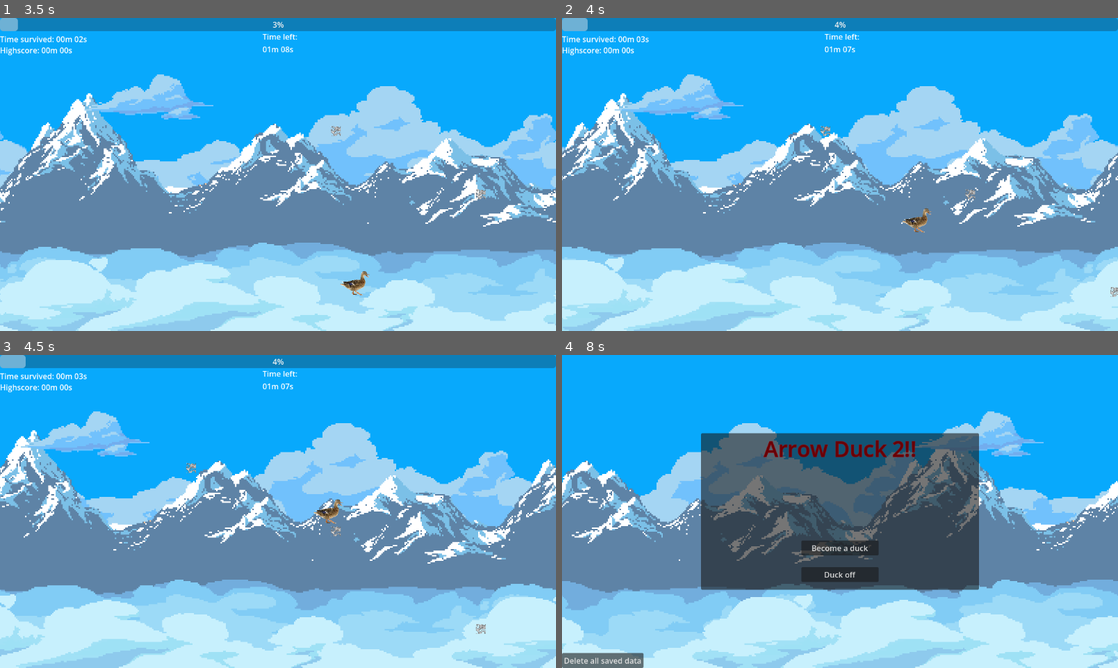
Above: before the commit, frames 1-4 (two rows, left to right).
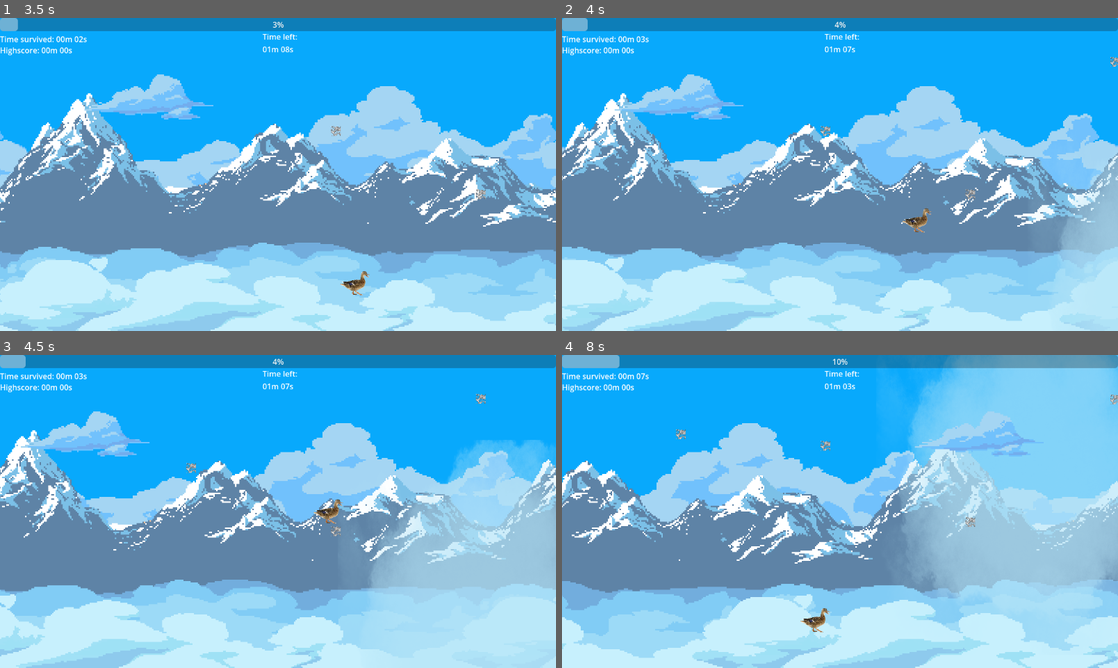
Above: after the commit, the same moments.

Repository: Anothernaso/arrow_duck_2-foss
Game: Godot game, scene res://dummy.tscn
Two runs of this game, one before a commit and one after it. Both use one fixed random seed, a clock stepped at 60 frames per second and the inputs below. Before the commit the project starts from res://root.tscn. Sound files missing from this copy of the repository are replaced by a short silence.
Inputs (mouse positions are in pixels of both pictures, inside the frame that each line leads up to):
- Up to frame 1 (3.5 s): click "Become a duck" at 0.5 s; hold D (right) 1.28-2.03 s; hold S (backward) 2.03-2.78 s; hold D (right) from 2.78 s (still down)
- Up to frame 2 (4 s): release D (right) at 3.53 s; hold W (forward) from 3.53 s (still down)
- Up to frame 3 (4.5 s): release W (forward) at 4.28 s; hold A (left) from 4.28 s (still down)
- Up to frame 4 (8 s): release A (left) at 5.78 s; hold S (backward) 5.78-6.53 s; hold D (right) 6.53-7.25 s; click (795, 574) at 7.25 s, where only the run before the commit has a clickable "Back to duck menu"

Frame 1 is identical in both runs. In frame 2, 2.7% of the frame differs, in the area x 89-100%, y 12-100%; in frame 3, 14%; in frame 4, 49%, in the area x 0-100%, y 0-100%.

Commit message:
Replace Music and Root + add Purgatory by DavidKBD back.

Diff:
--- /dev/null
+++ b/content/albums/eternity.tres
@@ -0,0 +1,16 @@
+[gd_resource type="Resource" script_class="MusicAlbum" format=3 uid="uid://dhwjuh6b6sghl"]
+
+[ext_resource type="Script" uid="uid://4it7qa7dq5n2" path="res://globals/music_manager/music_album.gd" id="1_shj0g"]
+[ext_resource type="AudioStream" uid="uid://brt0klpxbyywu" path="res://audio/music/eternity/DavidKBD - Eternity Pack - 01 - The desolation of a civilization - oneshoot.ogg" id="2_hbju1"]
+[ext_resource type="AudioStream" uid="uid://cnqocw436rtao" path="res://audio/music/eternity/DavidKBD - Eternity Pack - 02 - Agony Space-deep - oneshoot.ogg" id="3_neg5g"]
+[ext_resource type="AudioStream" uid="uid://cwsj3v0a376hg" path="res://audio/music/eternity/DavidKBD - Eternity Pack - 03 - I Can See You - oneshoot.ogg" id="4_vrtpu"]
+[ext_resource type="AudioStream" uid="uid://dt3dxofy82jk7" path="res://audio/music/eternity/DavidKBD - Eternity Pack - 04 - Eating offal - oneshoot.ogg" id="5_ivrob"]
+[ext_resource type="AudioStream" uid="uid://caxhgafmc3hph" path="res://audio/music/eternity/DavidKBD - Eternity Pack - 05 - Evil soul inside - oneshoot.ogg" id="6_niewc"]
+[ext_resource type="AudioStream" uid="uid://bi7qun0sy8mgb" path="res://audio/music/eternity/DavidKBD - Eternity Pack - 06 - God of darkness - oneshoot.ogg" id="7_hkw8g"]
+[ext_resource type="AudioStream" uid="uid://7jhj8fpvalab" path="res://audio/music/eternity/DavidKBD - Eternity Pack - 07 - Suffocation - oneshoot.ogg" id="8_cy5fb"]
+[ext_resource type="AudioStream" uid="uid://tcd8ku0wc1f2" path="res://audio/music/eternity/DavidKBD - Eternity Pack - 08 - While We Sleep - oneshoot.ogg" id="9_rnvek"]
+
+[resource]
+script = ExtResource("1_shj0g")
+streams = Array[AudioStream]([ExtResource("2_hbju1"), ExtResource("3_neg5g"), ExtResource("4_vrtpu"), ExtResource("5_ivrob"), ExtResource("6_niewc"), ExtResource("7_hkw8g"), ExtResource("8_cy5fb"), ExtResource("9_rnvek")])
+metadata/_custom_type_script = "uid://4it7qa7dq5n2"
--- a/audio/music/eternity/eternity.tres
+++ b/content/albums/legacy/eternity.tres
@@ -8,7 +8,7 @@
 [ext_resource type="AudioStream" uid="uid://bi7qun0sy8mgb" path="res://audio/music/eternity/DavidKBD - Eternity Pack - 06 - God of darkness - oneshoot.ogg" id="6_lh4kp"]
 [ext_resource type="AudioStream" uid="uid://7jhj8fpvalab" path="res://audio/music/eternity/DavidKBD - Eternity Pack - 07 - Suffocation - oneshoot.ogg" id="7_22pto"]
 [ext_resource type="AudioStream" uid="uid://tcd8ku0wc1f2" path="res://audio/music/eternity/DavidKBD - Eternity Pack - 08 - While We Sleep - oneshoot.ogg" id="8_d37u3"]
-[ext_resource type="Script" uid="uid://cs03dqqwe63jw" path="res://scripts/music_registry.gd" id="9_vhm38"]
+[ext_resource type="Script" uid="uid://cs03dqqwe63jw" path="res://scripts/legacy/music_registry.gd" id="9_vhm38"]
 
 [resource]
 script = ExtResource("9_vhm38")
--- /dev/null
+++ b/content/albums/purgatory.tres
@@ -0,0 +1,24 @@
+[gd_resource type="Resource" script_class="MusicAlbum" format=3 uid="uid://c6w3eypo7py0m"]
+
+[ext_resource type="Script" uid="uid://4it7qa7dq5n2" path="res://globals/music_manager/music_album.gd" id="1_vtq7o"]
+[ext_resource type="AudioStream" uid="uid://dxn4snxl7i05m" path="res://audio/music/purgatory/vol1/01 - DavidKBD - Purgatory Pack - Purgatory.ogg" id="2_0cdho"]
+[ext_resource type="AudioStream" uid="uid://cgcqn7w4pl7iy" path="res://audio/music/purgatory/vol1/02 - DavidKBD - Purgatory Pack - Gateways.ogg" id="3_35bxd"]
+[ext_resource type="AudioStream" uid="uid://u8psatn4itbj" path="res://audio/music/purgatory/vol1/03 - DavidKBD - Purgatory Pack - Sacrifice.ogg" id="4_jsyke"]
+[ext_resource type="AudioStream" uid="uid://bhf50hcsaym6j" path="res://audio/music/purgatory/vol1/04 - DavidKBD - Purgatory Pack - Life Eternal.ogg" id="5_n3132"]
+[ext_resource type="AudioStream" uid="uid://bg00uigue2m5s" path="res://audio/music/purgatory/vol1/05 - DavidKBD - Purgatory Pack - From the Dark Past.ogg" id="6_ddvbq"]
+[ext_resource type="AudioStream" uid="uid://jmc8exrse4ob" path="res://audio/music/purgatory/vol1/06 - DavidKBD - Purgatory Pack - On Fire.ogg" id="7_hfg3a"]
+[ext_resource type="AudioStream" uid="uid://by3vjt1sl0oap" path="res://audio/music/purgatory/vol1/07 - DavidKBD - Purgatory Pack - Hades.ogg" id="8_27bjc"]
+[ext_resource type="AudioStream" uid="uid://q7jd4gomjeib" path="res://audio/music/purgatory/vol1/08 - DavidKBD - Purgatory Pack - The ritualist.ogg" id="9_d0f1w"]
+[ext_resource type="AudioStream" uid="uid://bxj702wt8j806" path="res://audio/music/purgatory/vol2/DavidKBD-01 - Grave Rot Requiem.ogg" id="11_6ck0d"]
+[ext_resource type="AudioStream" uid="uid://cagf0fujcnhia" path="res://audio/music/purgatory/vol2/DavidKBD-02 - Blood Soaked Earth.ogg" id="12_x6s1y"]
+[ext_resource type="AudioStream" uid="uid://bq5j8ql5priiq" path="res://audio/music/purgatory/vol2/DavidKBD-03 - Mutilation's Melody.ogg" id="13_bcguk"]
+[ext_resource type="AudioStream" uid="uid://bjsmsnqtmkcct" path="res://audio/music/purgatory/vol2/DavidKBD-04 - Devoured by Darkness.ogg" id="14_83wvk"]
+[ext_resource type="AudioStream" uid="uid://60bt5fg7h6w0" path="res://audio/music/purgatory/vol2/DavidKBD-05 - Bone Grinder's Ballad.ogg" id="15_lldnf"]
+[ext_resource type="AudioStream" uid="uid://d1ca02nkfpold" path="res://audio/music/purgatory/vol2/DavidKBD-06 - The Slicing Strain.ogg" id="16_q8v0n"]
+[ext_resource type="AudioStream" uid="uid://ccjijppk21v3w" path="res://audio/music/purgatory/vol2/DavidKBD-07 - Visceral Vengeance.ogg" id="17_g00sd"]
+[ext_resource type="AudioStream" uid="uid://dq2kify8p6lim" path="res://audio/music/purgatory/vol2/DavidKBD-08 - Putrid Desecration.ogg" id="18_wda3e"]
+
+[resource]
+script = ExtResource("1_vtq7o")
+streams = Array[AudioStream]([ExtResource("2_0cdho"), ExtResource("3_35bxd"), ExtResource("4_jsyke"), ExtResource("5_n3132"), ExtResource("6_ddvbq"), ExtResource("7_hfg3a"), ExtResource("8_27bjc"), ExtResource("9_d0f1w"), ExtResource("11_6ck0d"), ExtResource("12_x6s1y"), ExtResource("13_bcguk"), ExtResource("14_83wvk"), ExtResource("15_lldnf"), ExtResource("16_q8v0n"), ExtResource("17_g00sd"), ExtResource("18_wda3e")])
+metadata/_custom_type_script = "uid://4it7qa7dq5n2"
--- /dev/null
+++ b/content/game_states.tres
@@ -0,0 +1,15 @@
+[gd_resource type="Resource" script_class="GameStates" format=3 uid="uid://biv4qjgu23bko"]
+
+[ext_resource type="Script" uid="uid://r7sqvdarvewu" path="res://globals/game_state_manager/game_states.gd" id="1_mit2s"]
+[ext_resource type="PackedScene" uid="uid://bup3qkf8uwv5k" path="res://scenes/main_menu/main_menu.tscn" id="2_ii08n"]
+[ext_resource type="PackedScene" uid="uid://c1j8p0dxi0l7b" path="res://scenes/game/game.tscn" id="3_p64kx"]
+[ext_resource type="PackedScene" uid="uid://dqqhbyuyyj1si" path="res://scenes/death_screen/death_screen.tscn" id="4_kkahi"]
+
+[resource]
+script = ExtResource("1_mit2s")
+state_scenes = Dictionary[int, PackedScene]({
+0: ExtResource("2_ii08n"),
+1: ExtResource("3_p64kx"),
+2: ExtResource("4_kkahi")
+})
+metadata/_custom_type_script = "uid://r7sqvdarvewu"
--- /dev/null
+++ b/dummy.tscn
@@ -0,0 +1,6 @@
+[gd_scene format=3 uid="uid://lgpl40m4r1b2"]
+
+[node name="Dummy" type="Node" unique_id=1756510273]
+process_mode = 4
+
+[node name="Process is disabled on this node!" type="Node" parent="." unique_id=168270423]
--- /dev/null
+++ b/globals/game_state_manager/game_state_manager.gd
@@ -0,0 +1,20 @@
+extends Node
+
+@export var _states: GameStates
+@onready var _current_state: GameStates.State
+
+func _ready() -> void:
+	set_state(_states.default_state)
+
+
+func set_state(new_state: GameStates.State) -> void:
+	if !_states.state_scenes.has(new_state):
+		push_error("Could not set state to '" + str(new_state) + "' because it has no scene")
+		return
+
+	_current_state = new_state
+	get_tree().change_scene_to_packed.call_deferred(_states.state_scenes[new_state])
+
+
+func get_state() -> GameStates.State:
+	return _current_state
--- /dev/null
+++ b/globals/game_state_manager/game_state_manager.tscn
@@ -0,0 +1,8 @@
+[gd_scene format=3 uid="uid://ckum100t7knj4"]
+
+[ext_resource type="Script" uid="uid://cpmoa1603jyl1" path="res://globals/game_state_manager/game_state_manager.gd" id="1_0tlvk"]
+[ext_resource type="Resource" uid="uid://biv4qjgu23bko" path="res://content/game_states.tres" id="2_eh2t2"]
+
+[node name="GameStateManager" type="Node" unique_id=2084264654]
+script = ExtResource("1_0tlvk")
+_states = ExtResource("2_eh2t2")
--- /dev/null
+++ b/globals/game_state_manager/game_states.gd
@@ -0,0 +1,11 @@
+class_name GameStates
+extends Resource
+
+@export var default_state: State
+@export var state_scenes: Dictionary[State, PackedScene]
+
+enum State {
+	MainMenu,
+	InGame,
+	DeathScreen,
+}
--- /dev/null
+++ b/globals/music_manager/music_album.gd
@@ -0,0 +1,4 @@
+class_name MusicAlbum
+extends Resource
+
+@export var streams: Array[AudioStream] = []
--- /dev/null
+++ b/globals/music_manager/music_manager.gd
@@ -0,0 +1,35 @@
+extends Node
+
+@onready var _audio_player: AudioStreamPlayer = $AudioStreamPlayer
+var _current_album: MusicAlbum
+
+func play_stream(stream: AudioStream) -> void:
+	print("Now playing: ", stream.resource_path)
+
+	_audio_player.stream = stream
+	_audio_player.play()
+
+
+func set_album(album: MusicAlbum) -> void:
+	print("Changing album to: ", album.resource_path)
+
+	_current_album = album
+
+	if !_audio_player.playing:
+		play_random()
+
+
+
+func play_random() -> void:
+	if !_current_album: return
+
+	var stream := ArrayUtils.get_random_element(_current_album.streams) as AudioStream
+
+	print("Now playing: ", stream.resource_path)
+
+	_audio_player.stream = stream
+	_audio_player.play()
+
+
+func _on_audio_stream_player_finished() -> void:
+	play_random()
--- /dev/null
+++ b/globals/music_manager/music_manager.tscn
@@ -0,0 +1,12 @@
+[gd_scene format=3 uid="uid://bd1elsjt3hwrq"]
+
+[ext_resource type="Script" uid="uid://derg2w1i7u7d5" path="res://globals/music_manager/music_manager.gd" id="1_ae4ak"]
+
+[node name="MusicManager" type="Node" unique_id=1552190545]
+script = ExtResource("1_ae4ak")
+
+[node name="AudioStreamPlayer" type="AudioStreamPlayer" parent="." unique_id=12255203]
+volume_db = -10.0
+playback_type = 1
+
+[connection signal="finished" from="AudioStreamPlayer" to="." method="_on_audio_stream_player_finished"]
--- a/root.tscn
+++ b/legacy/root.tscn
@@ -1,7 +1,7 @@
 [gd_scene format=3 uid="uid://p84jofw6e24e"]
 
-[ext_resource type="PackedScene" uid="uid://tjmbbdbl0gld" path="res://nodes/music/music.tscn" id="1_8sih3"]
-[ext_resource type="Script" uid="uid://br1shkylnm6ne" path="res://root.gd" id="1_ifjjg"]
+[ext_resource type="PackedScene" uid="uid://tjmbbdbl0gld" path="res://nodes/legacy/music/music.tscn" id="1_8sih3"]
+[ext_resource type="Script" uid="uid://br1shkylnm6ne" path="res://legacy/root.gd" id="1_ifjjg"]
 [ext_resource type="PackedScene" uid="uid://c1j8p0dxi0l7b" path="res://scenes/game/game.tscn" id="2_e4hyi"]
 [ext_resource type="PackedScene" uid="uid://dqqhbyuyyj1si" path="res://scenes/death_screen/death_screen.tscn" id="3_evw1p"]
 [ext_resource type="PackedScene" uid="uid://bup3qkf8uwv5k" path="res://scenes/main_menu/main_menu.tscn" id="4_lgj4t"]
--- a/nodes/music/music.tscn
+++ b/nodes/legacy/music/music.tscn
@@ -1,6 +1,6 @@
 [gd_scene format=3 uid="uid://tjmbbdbl0gld"]
 
-[ext_resource type="Script" uid="uid://cuelktscthrbf" path="res://nodes/music/music.gd" id="1_rvjs3"]
+[ext_resource type="Script" uid="uid://cuelktscthrbf" path="res://nodes/legacy/music/music.gd" id="1_rvjs3"]
 [ext_resource type="AudioStream" uid="uid://brt0klpxbyywu" path="res://audio/music/eternity/DavidKBD - Eternity Pack - 01 - The desolation of a civilization - oneshoot.ogg" id="2_bgpgu"]
 
 [node name="Music" type="Node" unique_id=708879094]
--- a/nodes/player/player_character.gd
+++ b/nodes/player/player_character.gd
@@ -48,8 +48,7 @@
 	printerr("💀🦆 You ducked up!! 🦆💀")
 
 	ScoreCounter.update_highscore()
-
-	Root.singleton.enter_death_screen.call_deferred()
+	GameStateManager.set_state(GameStates.State.DeathScreen)
 
 
 
--- a/project.godot
+++ b/project.godot
@@ -12,8 +12,8 @@
 
 config/name="Arrow Duck 2"
 config/description="A game about a duck ducking from arrows."
-config/version="3.2.0"
-run/main_scene="res://root.tscn"
+config/version="3.3.0"
+run/main_scene="uid://lgpl40m4r1b2"
 config/features=PackedStringArray("4.6", "Forward Plus")
 boot_splash/bg_color=Color(0.246792, 0.734962, 1, 1)
 boot_splash/stretch_mode=4
@@ -23,6 +23,11 @@
 [audio]
 
 driver/driver="PipeWire"
+
+[autoload]
+
+GameStateManager="*uid://ckum100t7knj4"
+MusicManager="*uid://bd1elsjt3hwrq"
 
 [display]
 
--- a/scenes/death_screen/death_screen.gd
+++ b/scenes/death_screen/death_screen.gd
@@ -2,20 +2,18 @@
 
 class_name DeathScreen
 
-@export var music: MusicRegistry
+@export var album: MusicAlbum
 
 func _ready() -> void:
-	if Music.singleton.music_registry != music:
-		Music.singleton.music_registry = music
-		Music.singleton.play_random()
+	MusicManager.set_album(album)
 
 	$UI/Control/Panel/Score.text = "Time survived: " + FormatUtils.format_time(ScoreCounter.last_time_survived)
 	$UI/Control/Panel/Highscore.text = "Highscore: " + FormatUtils.format_time(ScoreCounter.highscore_time_survived)
 
 
 func _on_try_again_button_down() -> void:
-	Root.singleton.enter_game.call_deferred()
+	GameStateManager.set_state(GameStates.State.InGame)
 
 
 func _on_main_menu_button_button_down() -> void:
-	Root.singleton.enter_main_menu.call_deferred()
+	GameStateManager.set_state(GameStates.State.MainMenu)
--- a/scenes/death_screen/death_screen.tscn
+++ b/scenes/death_screen/death_screen.tscn
@@ -3,12 +3,12 @@
 [ext_resource type="Script" uid="uid://cbnstocroycpv" path="res://scenes/death_screen/death_screen.gd" id="1_w8h0d"]
 [ext_resource type="PackedScene" uid="uid://bg8ahamfcwj3i" path="res://nodes/background.tscn" id="2_eu6q6"]
 [ext_resource type="Theme" uid="uid://b4knt16xuynoj" path="res://ui_themes/title_label_theme.tres" id="2_gpfue"]
-[ext_resource type="Resource" uid="uid://byhm6xjsp2n7n" path="res://audio/music/eternity/eternity.tres" id="2_ohy05"]
+[ext_resource type="Resource" uid="uid://dhwjuh6b6sghl" path="res://content/albums/eternity.tres" id="2_ulujf"]
 [ext_resource type="PackedScene" uid="uid://bi1p1sul5tdrj" path="res://nodes/player/player_camera.tscn" id="3_cnyqg"]
 
 [node name="DeathScreen" type="Node" unique_id=1599705515]
 script = ExtResource("1_w8h0d")
-music = ExtResource("2_ohy05")
+album = ExtResource("2_ulujf")
 
 [node name="UI" type="CanvasLayer" parent="." unique_id=1534563069]
 
--- a/scenes/game/game.gd
+++ b/scenes/game/game.gd
@@ -2,9 +2,7 @@
 
 class_name Game
 
-@export var music: MusicRegistry
+@export var album: MusicAlbum
 
 func _ready() -> void:
-	if Music.singleton.music_registry != music:
-		Music.singleton.music_registry = music
-		Music.singleton.play_random()
+	MusicManager.set_album(album)
--- a/scenes/game/game.tscn
+++ b/scenes/game/game.tscn
@@ -2,13 +2,13 @@
 
 [ext_resource type="PackedScene" uid="uid://tktlpcpk1j2k" path="res://nodes/environment.tscn" id="1_g5g6r"]
 [ext_resource type="Script" uid="uid://dv4wh6e1bjw8p" path="res://scenes/game/game.gd" id="1_rhsli"]
-[ext_resource type="Resource" uid="uid://byhm6xjsp2n7n" path="res://audio/music/eternity/eternity.tres" id="2_y6ptt"]
+[ext_resource type="Resource" uid="uid://c6w3eypo7py0m" path="res://content/albums/purgatory.tres" id="2_lfrn8"]
 [ext_resource type="PackedScene" uid="uid://bfqrgwsmvmows" path="res://nodes/score_counter/score_counter.tscn" id="3_cqd6c"]
 [ext_resource type="PackedScene" uid="uid://cg7jqtxkv5keq" path="res://nodes/time_ticker/time_ticker.tscn" id="4_lfrn8"]
 
 [node name="Game" type="Node" unique_id=1118455543]
 script = ExtResource("1_rhsli")
-music = ExtResource("2_y6ptt")
+album = ExtResource("2_lfrn8")
 
 [node name="GameScene" parent="." unique_id=1177044107 instance=ExtResource("1_g5g6r")]
 
--- a/scenes/main_menu/main_menu.gd
+++ b/scenes/main_menu/main_menu.gd
@@ -3,18 +3,17 @@
 
 class_name MainMenu
 
-@export var music: MusicRegistry
+@export var album: MusicAlbum
 
 func _ready() -> void:
-	if Music.singleton.music_registry != music:
-		Music.singleton.music_registry = music
-		Music.singleton.play_random()
+	MusicManager.set_album(album)
+
 
 func _on_quit_button_down() -> void:
 	get_tree().quit()
 
 func _on_start_button_down() -> void:
-	Root.singleton.enter_game.call_deferred()
+	GameStateManager.set_state(GameStates.State.InGame)
 
 func _on_delete_data_button_down() -> void:
 	SaverUtils.delete(Constants.PERSISTENT_DIR, Constants.CURRENT_TIMELINE_FILE_NAME)
--- a/scenes/main_menu/main_menu.tscn
+++ b/scenes/main_menu/main_menu.tscn
@@ -4,11 +4,11 @@
 [ext_resource type="PackedScene" uid="uid://bg8ahamfcwj3i" path="res://nodes/background.tscn" id="1_ebmvx"]
 [ext_resource type="Theme" uid="uid://b4knt16xuynoj" path="res://ui_themes/title_label_theme.tres" id="1_mgyuc"]
 [ext_resource type="PackedScene" uid="uid://bi1p1sul5tdrj" path="res://nodes/player/player_camera.tscn" id="2_756rb"]
-[ext_resource type="Resource" uid="uid://byhm6xjsp2n7n" path="res://audio/music/eternity/eternity.tres" id="2_ngubq"]
+[ext_resource type="Resource" uid="uid://dhwjuh6b6sghl" path="res://content/albums/eternity.tres" id="2_wem23"]
 
 [node name="MainMenu" type="Node" unique_id=200770569]
 script = ExtResource("1_76i7u")
-music = ExtResource("2_ngubq")
+album = ExtResource("2_wem23")
 
 [node name="UI" type="CanvasLayer" parent="." unique_id=920927236]
 
Not shown, added: audio/music/purgatory/vol1/01 - DavidKBD - Purgatory Pack - Purgatory.ogg.import
Not shown, added: audio/music/purgatory/vol1/02 - DavidKBD - Purgatory Pack - Gateways.ogg.import
Not shown, added: audio/music/purgatory/vol1/03 - DavidKBD - Purgatory Pack - Sacrifice.ogg.import
Not shown, added: audio/music/purgatory/vol1/04 - DavidKBD - Purgatory Pack - Life Eternal.ogg.import
Not shown, added: audio/music/purgatory/vol1/05 - DavidKBD - Purgatory Pack - From the Dark Past.ogg.import
Not shown, added: audio/music/purgatory/vol1/06 - DavidKBD - Purgatory Pack - On Fire.ogg.import
Not shown, added: audio/music/purgatory/vol1/07 - DavidKBD - Purgatory Pack - Hades.ogg.import
Not shown, added: audio/music/purgatory/vol1/08 - DavidKBD - Purgatory Pack - The ritualist.ogg.import
Not shown, added: audio/music/purgatory/vol1/09 - DavidKBD - Purgatory Pack - MiniLoop 01.ogg.import
Not shown, added: audio/music/purgatory/vol2/DavidKBD-01 - Grave Rot Requiem.ogg.import
Not shown, added: audio/music/purgatory/vol2/DavidKBD-02 - Blood Soaked Earth.ogg.import
Not shown, added: audio/music/purgatory/vol2/DavidKBD-03 - Mutilation's Melody.ogg.import
(and 32 more such lines)
